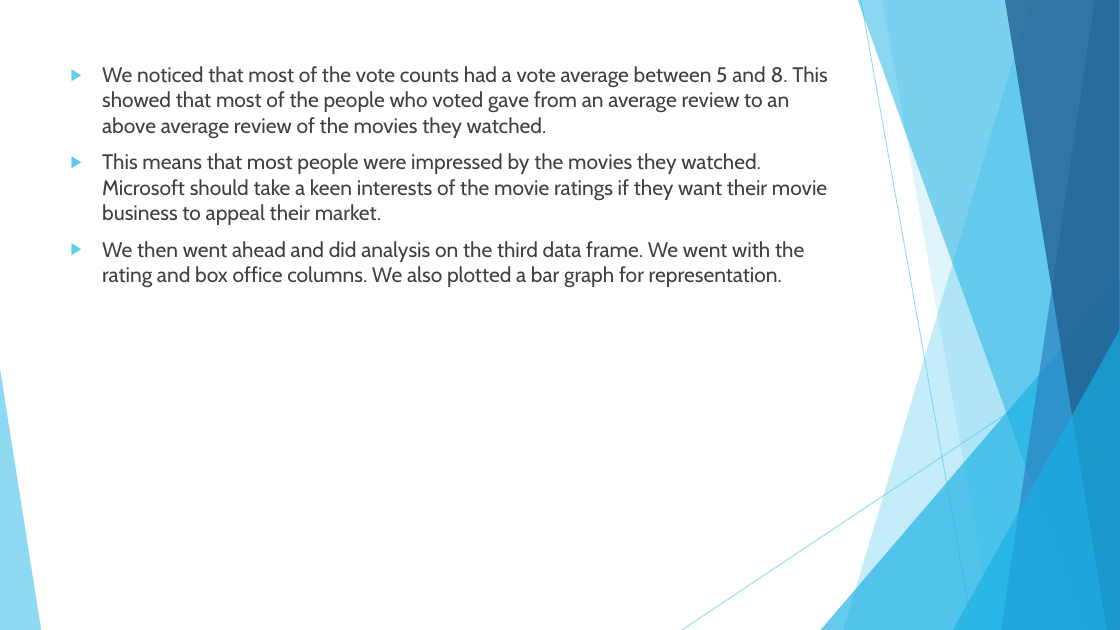
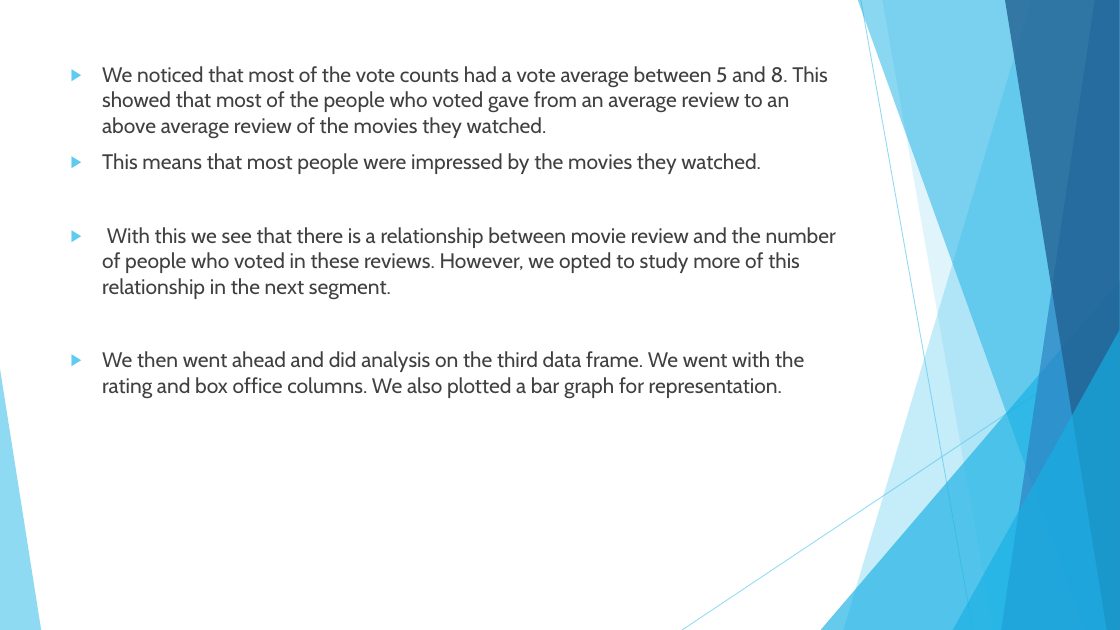
Before and after one commit to Kelvin-Rotich824/dsc-phase-1-project-v2-4, a slide deck: slide 28 of Phase 1 project presentation.pptx. Drawn at 1120x630 pixels with LibreOffice and Linux fonts; fonts in the diff are those of the drawing. Boxes give left, top, right and bottom in pixels: in the first picture for what was removed or moved away, otherwise in the second. Text is boxed around its words. In the diff, an @@ line names an element or a change of style, - is before the commit and + after.

```diff
--- a/Phase 1 project presentation.pptx
+++ b/Phase 1 project presentation.pptx
@@ text at (102, 153, 836, 300): text changed @@
-▶ This means that most people were impressed by the movies they watched. Microsoft should take a keen interests of the movie ratings if they want their movie business to appeal their market.
+▶ This means that most people were impressed by the movies they watched.
+▶ With this we see that there is a relationship between movie review and the number of people who voted in these reviews. However, we opted to study more of this relationship in the next segment.
```
Also in this commit, not shown: 4 other slides changed, 1 other file.
